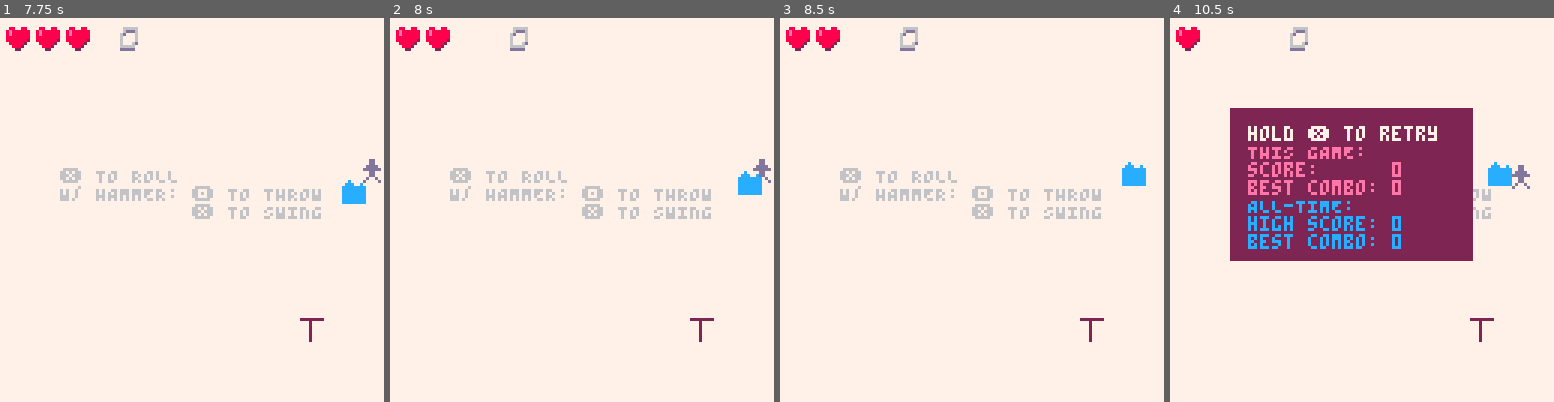
Above: before the commit, frames 1-4 (left to right).
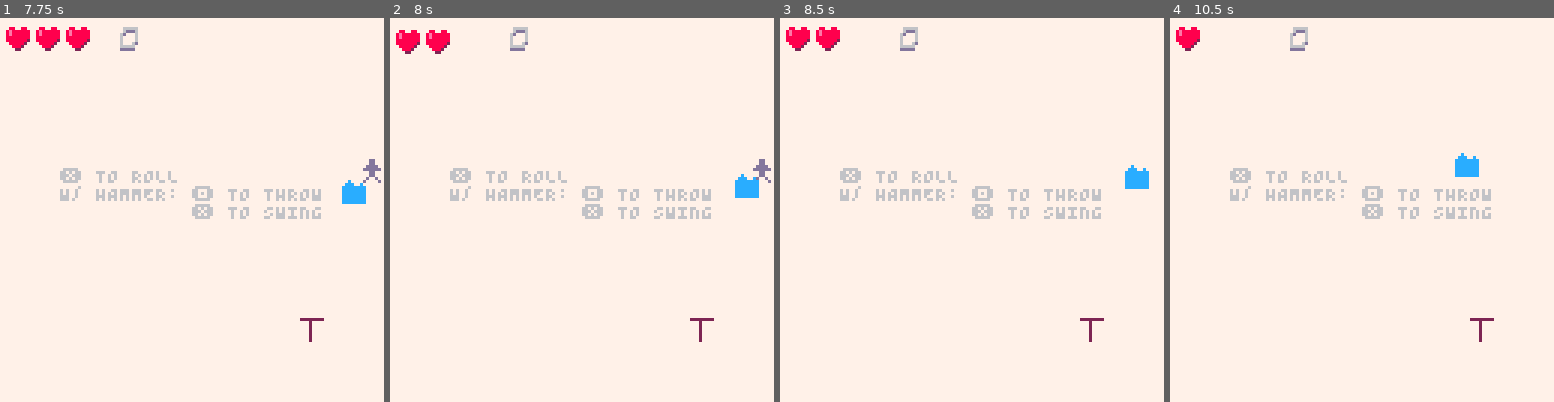
Above: after the commit, the same moments.

Repository: wsasaki01/icebreaker
Game: PICO-8 cartridge p2/icebreaker-p2.p8
Same seed, same stepped clock (60 frames per second), same inputs: the game is played once before the commit and once after it.
Inputs:
- Up to frame 1 (7.75 s): tap X (X key) at 0.33, 1.07, 1.85, 2.97, 4.08, 5.2, 6.32, 7.43 s; tap O (Z key) at 0.7, 1.7, 2.1, 2.5, 2.9, 3.3, 3.7, 4.1, 4.5, 4.9, 5.3, 5.7, 6.1, 6.5, 6.9, 7.3, 7.7 s; hold Right 1.6-2.1 s; hold Up 2.15-2.42 s; hold Right 2.47-3.03 s; hold Left 3.08-3.58 s; hold Down 3.63-3.97 s; hold Right 4.02-4.68 s; hold Up 4.73-5.03 s; hold Left 5.08-5.68 s; hold Down 5.73-6.03 s; hold Right 6.08-6.58 s; hold Right 6.63-7.13 s; hold Up 7.18-7.45 s; hold Right from 7.5 s (still down)
- Up to frame 2 (8 s): keep holding Right
- Up to frame 3 (8.5 s): release Right at 8.07 s; tap O (Z key) at 8.1 s; hold Left from 8.12 s (still down)
- Up to frame 4 (10.5 s): tap O (Z key) every 0.4 s from 8.5 to 10.1 s; tap X (X key) at 8.55, 9.67 s; release Left at 8.62 s; hold Down 8.67-9 s; hold Right 9.05-9.72 s; hold Up 9.77-10.07 s; hold Left from 10.12 s (still down)

Frame 1 is identical in both runs. In frame 2, 0.4% of the frame differs, in the area x 1-97%, y 2-47%; in frame 3, 0.2%; in frame 4, 25%, in the area x 15-94%, y 23-64%.

Commit message:
Health hitstop and heart SFX

Diff:
--- a/p2/draw.lua
+++ b/p2/draw.lua
@@ -11,10 +11,6 @@
 
         print("❎ TO ROLL", 20, 50, 6)
         print("W/ HAMMER: 🅾️ TO THROW\n           ❎ TO SWING")
-
-        for i=1,p.health do
-            spr(6, i*10-8, 3)
-        end
 
         for hs in all(hit_signs) do
             hs:draw()
@@ -51,6 +47,12 @@
 
         score()
 
+        sh_str3 = shake(0, 0, sh_str3)
+
+        for i=1,p.health do
+            spr(6, i*10-8, 3)
+        end
+
         cursor(20, 70, 0)
         log({
         })
--- a/p2/enemy.lua
+++ b/p2/enemy.lua
@@ -26,7 +26,7 @@
                     p.combo_cnt=p.combo_fr
                     sh_str1+=0.1
                     sh_str2+=0.09
-                    hs = true
+                    hs = 3
                     sfx(0)
                     if h.thrown then
                         h.hit_cnt+=1
--- a/p2/init.lua
+++ b/p2/init.lua
@@ -23,10 +23,10 @@
 
     sh_str1 = 0
     sh_str2 = 0
+    sh_str3 = 0
 
-    hs = false
+    hs = 0 -- 0 for not, num for frame count
     hs_cnt = 0
-    hs_frames = 3
 
     retry_cnt = 0
     retry_fr = 30
--- a/p2/player.lua
+++ b/p2/player.lua
@@ -81,6 +81,7 @@
             for e in all(enemies) do
                 if e.spawn_cnt == 0 and not self.i and collide(self.x+1, self.y+1, self.yw-2, self.xw-2, e.x+1, e.y+1, e.xw-2, e.yw-2) then
                     self.health -= 1
+                    sfx(4)
 
                     self.combo_cnt = 0
 
@@ -88,15 +89,20 @@
                     self.i_cnt = 30
                     self.flash = true
                     self.temp_s = 5
+
+                    sh_str3+=0.09
+                    hs = 10
                 end
             end
 
             if self.health == 0 then
-                play = false
-                retry = true
-                if p.score > h_score then
-                    h_score = p.score
-                    dset(0, p.score)
+                if hs == 0 then
+                    play = false
+                    retry = true
+                    if p.score > h_score then
+                        h_score = p.score
+                        dset(0, p.score)
+                    end
                 end
             end
         end,
--- a/p2/ui.lua
+++ b/p2/ui.lua
@@ -5,7 +5,7 @@
 end
 
 function score()
-    local score = tostr(p.score)
+    local score = tostr(flr(p.score))
     local pos = 32
     local count = 0
     for char in all(score) do
--- a/p2/update.lua
+++ b/p2/update.lua
@@ -7,10 +7,10 @@
         end
     elseif play then
         -- hitstop
-        if hs then
+        if hs != 0 then
             hs_cnt += 1
-            if hs_cnt == hs_frames then
-                hs = false
+            if hs_cnt == hs then
+                hs = 0
                 hs_cnt = 0
             end
         else
Not shown, changed: the sound effects (__sfx__) section of p2/icebreaker-p2.p8
